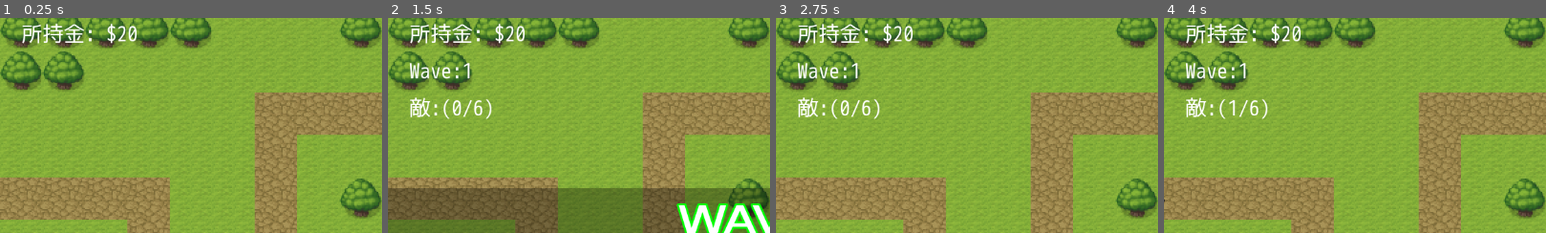
Above: before the commit, frames 1-4 (left to right).
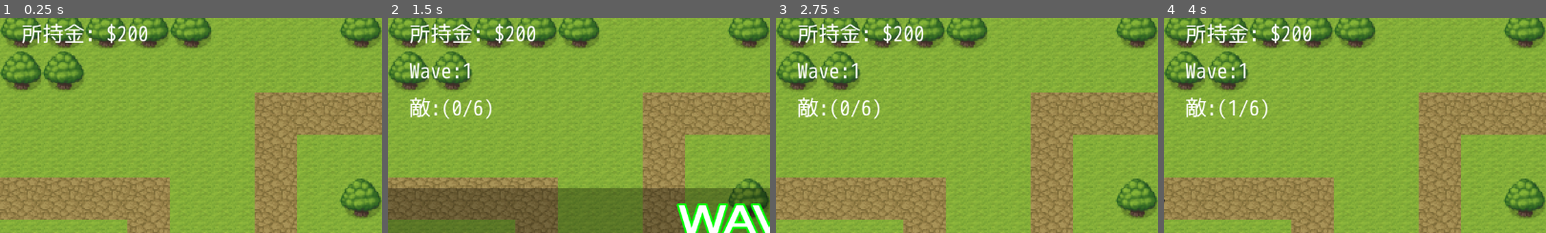
Above: after the commit, the same moments.

Repository: syun77/gd_towerdefense
Game: Godot game, scene res://Main.tscn
Same seed, same stepped clock (60 frames per second), same inputs: the game is played once before the commit and once after it.
Inputs (mouse positions are % of the whole screen's width and height, from its top left):
- Up to frame 1 (0.25 s): no input
- Up to frame 2 (1.5 s): click "開始" at 0.5 s; click "敵の出現" at 1.25 s
- Up to frame 3 (2.75 s): click "敵の出現" at 2 s
- Up to frame 4 (4 s): click "敵の出現" at 2.75 s; tap Enter at 3.5 s; move the mouse to (72, 45) at 3.52 s; click (72, 45) at 3.6 s
The pictures show only the part of the screen within x 0-50%, y 2-52%; the shares and areas given below are measured in that part.

The runs differ from the first frame. In frame 1, 0.1% of the frame differs, in the area x 36-39%, y 3-12%; in frame 2, 0.1%; in frame 3, 0.1%; in frame 4, 0.1%.

Commit message:
ホーミング弾の実装

Diff:
--- a/TowerDefense/Main.gd
+++ b/TowerDefense/Main.gd
@@ -82,7 +82,7 @@
 var _mode = eMode.FREE
 var _menu:MenuCommon
 var _spawn_mgr:EnemySpawnMgr
-var _buy_type = Tower.eType.NORMAL
+var _buy_type = Game.eTower.NORMAL
 var _start_next_wave = false
 var _help = eHelp.NONE
 var _selected_tower:Tower
@@ -95,7 +95,7 @@
 # --------------------------------------------------
 ## 開始.
 func _ready() -> void:
-	DisplayServer.window_set_size(Vector2i(1152*2, 648*2))
+	#DisplayServer.window_set_size(Vector2i(1152*2, 648*2))
 
 	Common.init()
 
@@ -234,13 +234,16 @@
 		var result = _menu.get_result()
 		_menu.queue_free()
 		var tbl = {
-			MenuCommon.eResult.BUY_NORMAL: Tower.eType.NORMAL,
-			MenuCommon.eResult.BUY_LASER: Tower.eType.LASER,
-			MenuCommon.eResult.BUY_HORMING: Tower.eType.HORMING,
+			MenuCommon.eResult.BUY_NORMAL: Game.eTower.NORMAL,
+			MenuCommon.eResult.BUY_LASER: Game.eTower.LASER,
+			MenuCommon.eResult.BUY_HORMING: Game.eTower.HORMING,
 		}
 		if result in tbl:
 			# ビルドへ.
 			_buy_type = tbl[result]
+			var path = Game.tower_texture_path(_buy_type)
+			# カーソル用のタワーを読み込む.
+			_ui_cursor_tower.texture = load(path)
 			_mode = eMode.BUILD
 		else:
 			# キャンセルした.
@@ -275,7 +278,7 @@
 
 	# タワーの生存数.
 	var num = _tower_layer.get_child_count()
-	var cost = Game.tower_cost(num)
+	var cost = Game.tower_cost(num, _buy_type)
 	if Common.money < cost or Input.is_action_just_pressed("right-click"):
 		# お金足りない or キャンセル.
 		_cancel_build()
@@ -291,7 +294,7 @@
 	# ビルドする.
 	var tower = TOWER_OBJ.instantiate()
 	_tower_layer.add_child(tower)
-	tower.setup(_ui_cursor.position)
+	tower.setup(_ui_cursor.position, _buy_type)
 	# お金を減らす.
 	Common.spend_money(cost)
 
--- a/TowerDefense/src/Tower.gd
+++ b/TowerDefense/src/Tower.gd
@@ -9,16 +9,12 @@
 # --------------------------------------------------
 const SELECTED_TIMER = 0.5
 
-enum eType {
-	NORMAL,
-	LASER,
-	HORMING,
-}
-
 # --------------------------------------------------
 # preload.
 # --------------------------------------------------
-var SHOT_OBJ = preload("res://src/Shot.tscn")
+const SHOT_OBJ = preload("res://src/shot/Shot.tscn")
+const LASER_OBJ = preload("res://src/shot/Shot.tscn")
+const HORMING_OBJ = preload("res://src/shot/ShotHorming.tscn")
 
 # --------------------------------------------------
 # onready.
@@ -30,7 +26,7 @@
 # --------------------------------------------------
 # private var.
 # --------------------------------------------------
-var _type = eType.NORMAL
+var _type = Game.eTower.NORMAL
 var _timer = 0.0
 var _selected_timer = 0.0
 
@@ -38,21 +34,22 @@
 # public function.
 # --------------------------------------------------
 ## 種類.
-func get_type() -> eType:
+func get_type() -> Game.eTower:
 	return _type
 ## 攻撃力.
 func get_power() -> int:
-	return Game.tower_power(power_lv)
+	return Game.tower_power(power_lv, _type)
 ## 射程範囲.
 func get_range() -> float:
-	return Game.tower_range(range_lv)
+	return Game.tower_range(range_lv, _type)
 ## 発射間隔.
 func get_firerate() -> float:
-	return Game.tower_firerate(firerate_lv)
+	return Game.tower_firerate(firerate_lv, _type)
 
 ## セットアップ.
-func setup(pos:Vector2) -> void:
+func setup(pos:Vector2, type:Game.eTower) -> void:
 	position = pos
+	_set_type(type)
 
 ## 手動更新.
 func update_manual(delta:float) -> void:
@@ -92,6 +89,12 @@
 	# 描画.
 	queue_redraw()
 
+## タワーの種別を設定
+func _set_type(type:Game.eTower) -> void:
+	_type = type
+	var path = Game.tower_texture_path(_type)
+	_spr.texture = load(path)
+
 ## 更新 > 回転.
 func _update_rotate(enemy:Enemy) -> void:
 	if enemy == null:
@@ -111,10 +114,21 @@
 	var d = enemy.global_position - position
 	var deg = rad_to_deg(atan2(-d.y, d.x))
 
-	var shot = SHOT_OBJ.instantiate()
+	var tbl = {
+		Game.eTower.NORMAL: SHOT_OBJ,
+		Game.eTower.LASER: LASER_OBJ,
+		Game.eTower.HORMING: HORMING_OBJ,
+	}
+	var tbl2 = {
+		Game.eTower.NORMAL: 200.0,
+		Game.eTower.LASER: 0,
+		Game.eTower.HORMING: 150.0,
+	}
+	var speed = tbl2[_type]
+	var shot = tbl[_type].instantiate()
 	Common.get_layer("shot").add_child(shot)
 	var power = get_power()
-	shot.setup(position, deg, 200, power)
+	shot.setup(position, deg, speed, power)
 
 	return true
 
--- a/TowerDefense/src/common/Common.gd
+++ b/TowerDefense/src/common/Common.gd
@@ -6,7 +6,7 @@
 # --------------------------------------------------
 # const.
 # --------------------------------------------------
-const INIT_MONEY = 20
+const INIT_MONEY = 200
 const INIT_WAVE = 0 # 最初に+1するので0始まり.
 const INIT_HP = 9 # 拠点の初期HP.
 
@@ -74,6 +74,17 @@
 		return true
 	return false
 
+## 角度差を求める.
+func diff_angle(now:float, next:float) -> float:
+	# 角度差を求める.
+	var d = next - now
+	# 0.0〜360.0にする.
+	d -= floor(d / 360.0) * 360.0
+	# -180.0〜180.0の範囲にする.
+	if d > 180.0:
+		d -= 360.0
+	return d
+
 func add_money(v:int) -> void:
 	_money += v
 func spend_money(v:int) -> void:
--- a/TowerDefense/src/common/Game.gd
+++ b/TowerDefense/src/common/Game.gd
@@ -3,45 +3,116 @@
 # ==================================================
 # ゲームパラメータを定義するスクリプト.
 # ==================================================
+const DAMAGE_BASE = 1000
+
+enum eTower {
+	NORMAL, # 通常.
+	LASER, # レーザー.
+	HORMING, # ホーミング.
+}
+
 # --------------------------------------------------
 # tower.
 # --------------------------------------------------
 ## 射程範囲 (= 32 + 16 * lv).
-func tower_range(lv:int) -> float:
-	return 48 + (16 * lv)
-## 攻撃威力 (= lv)
-func tower_power(lv:int) -> int:
-	return lv
+func tower_range(lv:int, type:eTower) -> float:
+	match type:
+		eTower.LASER:
+			return 48 + (8 * lv)
+		eTower.HORMING:
+			return 64 + (16 * lv)
+		_: #eTower.NORMAL:
+			return 48 + (16 * lv)
+
+## 攻撃威力 (= lv * 100)
+func tower_power(lv:int, type:eTower) -> int:
+	match type:
+		eTower.LASER:
+			return 10 + (lv * 2)
+		eTower.HORMING:
+			return int(lv * DAMAGE_BASE * 0.5)
+		_: #eTower.NORMAL:
+			return lv * DAMAGE_BASE
 ## 発射間隔 (= 2sec * 0.9 ^ (lv-1))
-func tower_firerate(lv:int) -> float:
-	return 2.0 * pow(0.9, (lv-1))
+func tower_firerate(lv:int, type:eTower) -> float:
+	match type:
+		eTower.LASER:
+			return 3.0 * pow(0.9, (lv-1))
+		eTower.HORMING:
+			return 1.5 * pow(0.9, (lv-1))
+		_: #eTower.NORMAL:
+			return 2.0 * pow(0.9, (lv-1))
 
 ## 製造コスト＝ 8 * (1.3 ^ 砲台の存在数)
-func tower_cost(num:int) -> int:
-	var base = 8
-	var cost = 8 * pow(1.3, num)
-	return cost
+func tower_cost(num:int, type:eTower) -> int:
+	match type:
+		eTower.LASER:
+			var base = 25
+			var cost = base * pow(1.3, num)
+			return cost
+		eTower.HORMING:
+			var base = 15
+			var cost = base * pow(1.3, num)
+			return cost
+		_: #eTower.NORMAL:
+			var base = 8
+			var cost = base * pow(1.3, num)
+			return cost
 
 ## 射程範囲のアップグレード
-func tower_upgrade_range(lv:int) -> int:
-	var cost = 10 * pow(1.5, (lv-1))
-	return int(cost)
+func tower_upgrade_range(lv:int, type:eTower) -> int:
+	match type:
+		eTower.LASER:
+			var cost = 20 * pow(1.5, (lv-1))
+			return int(cost)
+		eTower.HORMING:
+			var cost = 8 * pow(1.5, (lv-1))
+			return int(cost)
+		_: #eTower.NORMAL:
+			var cost = 10 * pow(1.5, (lv-1))
+			return int(cost)
 ## 攻撃威力のアップグレード.
-func tower_upgrade_power(lv:int) -> int:
-	var cost = 20 * pow(1.5, (lv-1))
-	return cost
+func tower_upgrade_power(lv:int, type:eTower) -> int:
+	match type:
+		eTower.LASER:
+			var cost = 15 * pow(1.5, (lv-1))
+			return int(cost)
+		eTower.HORMING:
+			var cost = 40 * pow(1.5, (lv-1))
+			return int(cost)
+		_: #eTower.NORMAL:
+			var cost = 20 * pow(1.5, (lv-1))
+			return int(cost)
 ## 発射間隔のアップグレード.
-func tower_upgrade_firerate(lv:int) -> int:
-	var cost = 15 * pow(1.5, (lv-1))
-	return cost
+func tower_upgrade_firerate(lv:int, type:eTower) -> int:
+	match type:
+		eTower.LASER:
+			var cost = 40 * pow(1.5, (lv-1))
+			return int(cost)
+		eTower.HORMING:
+			var cost = 20 * pow(1.5, (lv-1))
+			return int(cost)
+		_: #eTower.NORMAL:
+			var cost = 15 * pow(1.5, (lv-1))
+			return int(cost)
+
+## タワーテクスチャのパスを取得する.
+func tower_texture_path(type:eTower) -> String:
+	var tbl = {
+		Game.eTower.NORMAL: "res://assets/images/tower.png",
+		Game.eTower.LASER: "res://assets/images/tower_laser.png",
+		Game.eTower.HORMING: "res://assets/images/tower_horming.png",
+	}
+	return tbl[type]
 
 # --------------------------------------------------
 # enemy.
 # --------------------------------------------------
 ## HP (base + (Wave数 / 3))
 func enemy_hp(wave:int) -> int:
-	var base = 2
-	return base + floor(wave / 3) # 端数切捨て.
+	var base = 2.0
+	var hp = base + floor(wave / 3.0)
+	return int(hp * DAMAGE_BASE)
 
 ## 所持金.
 func enemy_money(wave:int) -> int:
--- a/TowerDefense/src/enemy/Enemy.gd
+++ b/TowerDefense/src/enemy/Enemy.gd
@@ -160,12 +160,18 @@
 		_spr.offset = Vector2.ZERO
 		_mask.visible = false
 
+func is_shot(obj) -> bool:
+	if obj is Shot:
+		return true
+
+	return false
+
 # --------------------------------------------------
 # signal function.
 # --------------------------------------------------
 ## 衝突.
 func _on_area_entered(area: Area2D) -> void:
-	if area is Shot:
+	if is_shot(area):
 		# ダメージ処理.
 		damage(area)
 		# 弾を消しておく.
--- a/TowerDefense/src/menu/MenuBuy.gd
+++ b/TowerDefense/src/menu/MenuBuy.gd
@@ -10,15 +10,15 @@
 	for tower in Common.get_layer("tower").get_children():
 		var t:Tower = tower
 		match t.get_type():
-			Tower.eType.NORMAL:
+			Game.eTower.NORMAL:
 				cnt_normal += 1
-			Tower.eType.LASER:
+			Game.eTower.LASER:
 				cnt_laser += 1
-			Tower.eType.HORMING:
+			Game.eTower.HORMING:
 				cnt_horming += 1
-	var cost_normal = Game.tower_cost(cnt_normal)
-	var cost_laser = Game.tower_cost(cnt_laser)
-	var cost_horming = Game.tower_cost(cnt_horming)
+	var cost_normal = Game.tower_cost(cnt_normal, Game.eTower.NORMAL)
+	var cost_laser = Game.tower_cost(cnt_laser, Game.eTower.LASER)
+	var cost_horming = Game.tower_cost(cnt_horming, Game.eTower.HORMING)
 
 	# 所持金.
 	var money = Common.money
--- a/TowerDefense/src/menu/MenuUpgrade.gd
+++ b/TowerDefense/src/menu/MenuUpgrade.gd
@@ -12,9 +12,10 @@
 	var lv_power = _tower.power_lv
 	var lv_range = _tower.range_lv
 	var lv_firerate = _tower.firerate_lv
-	var cost_power = Game.tower_upgrade_power(lv_power)
-	var cost_range = Game.tower_upgrade_range(lv_range)
-	var cost_firerate = Game.tower_upgrade_firerate(lv_firerate)
+	var type = _tower.get_type()
+	var cost_power = Game.tower_upgrade_power(lv_power, type)
+	var cost_range = Game.tower_upgrade_range(lv_range, type)
+	var cost_firerate = Game.tower_upgrade_firerate(lv_firerate, type)
 
 	# 所持金.
 	var money = Common.money
--- a/TowerDefense/src/Shot.gd
+++ b/TowerDefense/src/shot/Shot.gd
@@ -12,6 +12,8 @@
 # private var.
 # --------------------------------------------------
 var _velocity = Vector2()
+var _deg = 0.0 # 角度.
+var _speed = 1.0 # 速さ.
 var _power = 1 # 攻撃力.
 
 # --------------------------------------------------
@@ -20,10 +22,17 @@
 ## セットアップ.
 func setup(pos:Vector2, deg:float, speed:float, power:int) -> void:
 	position = pos
+	_power = power
+	set_velocity(deg, speed)
+
+## 角度と速さから速度を設定する.
+func set_velocity(deg:float, speed:float) -> void:
 	var rad = deg_to_rad(deg)
 	_velocity.x = speed * cos(rad)
 	_velocity.y = speed * -sin(rad)
-	_power = power
+
+	_deg = deg
+	_speed = speed
 
 ## 消滅.
 func vansih() -> void:
--- a/TowerDefense/src/Shot.tscn
+++ b/TowerDefense/src/shot/Shot.tscn
@@ -1,7 +1,7 @@
-[gd_scene load_steps=4 format=3 uid="uid://bua8jyqjj4bbk"]
+[gd_scene load_steps=4 format=3]
 
-[ext_resource type="Texture2D" uid="uid://hns4p50btwtn" path="res://assets/images/shot.png" id="1_dnwel"]
-[ext_resource type="Script" path="res://src/Shot.gd" id="1_wri6n"]
+[ext_resource type="Texture2D" uid="uid://cw7ktm104v5ix" path="res://assets/images/shot.png" id="1_dnwel"]
+[ext_resource type="Script" path="res://src/shot/Shot.gd" id="1_wri6n"]
 
 [sub_resource type="CircleShape2D" id="CircleShape2D_f0itm"]
 radius = 8.0
--- /dev/null
+++ b/TowerDefense/src/shot/ShotHorming.gd
@@ -0,0 +1,34 @@
+extends Shot
+
+class_name ShotHorming
+
+# --------------------------------------------------
+# private vars.
+# --------------------------------------------------
+
+# --------------------------------------------------
+# public function.
+# --------------------------------------------------
+func update_manual(delta:float) -> void:
+	rotation = atan2(_velocity.y, _velocity.x)
+	position += _velocity * delta
+
+	var target = Common.search_nearest_enemy(position, 99999)
+	if target != null:
+		_update_horming(delta, target)
+
+	if Common.is_outside(self, 16):
+		# 画面外に出た.
+		vanish()
+
+# --------------------------------------------------
+# private function.
+# --------------------------------------------------
+func _update_horming(delta:float, target:Enemy) -> void:
+	if delta <= 0:
+		return
+	var d = target.global_position - position
+	var diff = Common.diff_angle(_deg, rad_to_deg(atan2(-d.y, d.x)))
+	var rate = min(1.0, 0.1 * Common.game_speed)
+	_deg += diff * rate
+	set_velocity(_deg, _speed)
--- /dev/null
+++ b/TowerDefense/src/shot/ShotHorming.tscn
@@ -0,0 +1,19 @@
+[gd_scene load_steps=4 format=3 uid="uid://dxgo45shifjy1"]
+
+[ext_resource type="Script" path="res://src/shot/ShotHorming.gd" id="1_n4057"]
+[ext_resource type="Texture2D" uid="uid://b7cnr23m1kcvj" path="res://assets/images/missile.png" id="2_ws6qe"]
+
+[sub_resource type="CircleShape2D" id="CircleShape2D_iae1r"]
+radius = 5.0
+
+[node name="ShotHorming" type="Area2D"]
+collision_layer = 2
+collision_mask = 4
+script = ExtResource("1_n4057")
+
+[node name="Missile" type="Sprite2D" parent="."]
+texture = ExtResource("2_ws6qe")
+
+[node name="CollisionShape2D" type="CollisionShape2D" parent="."]
+position = Vector2(9, 0)
+shape = SubResource("CircleShape2D_iae1r")
Not shown: 1 places in TowerDefense/Main.tscn that only renumber resources
Binary file added: TowerDefense/assets/images/missile.png
Binary file changed: TowerDefense/assets/images/shot.png
Renamed: TowerDefense/assets/images/tower_homing.png -> TowerDefense/assets/images/tower_horming.png
Not shown: 1 places in TowerDefense/assets/tiles/tile_set.tres that only renumber resources
